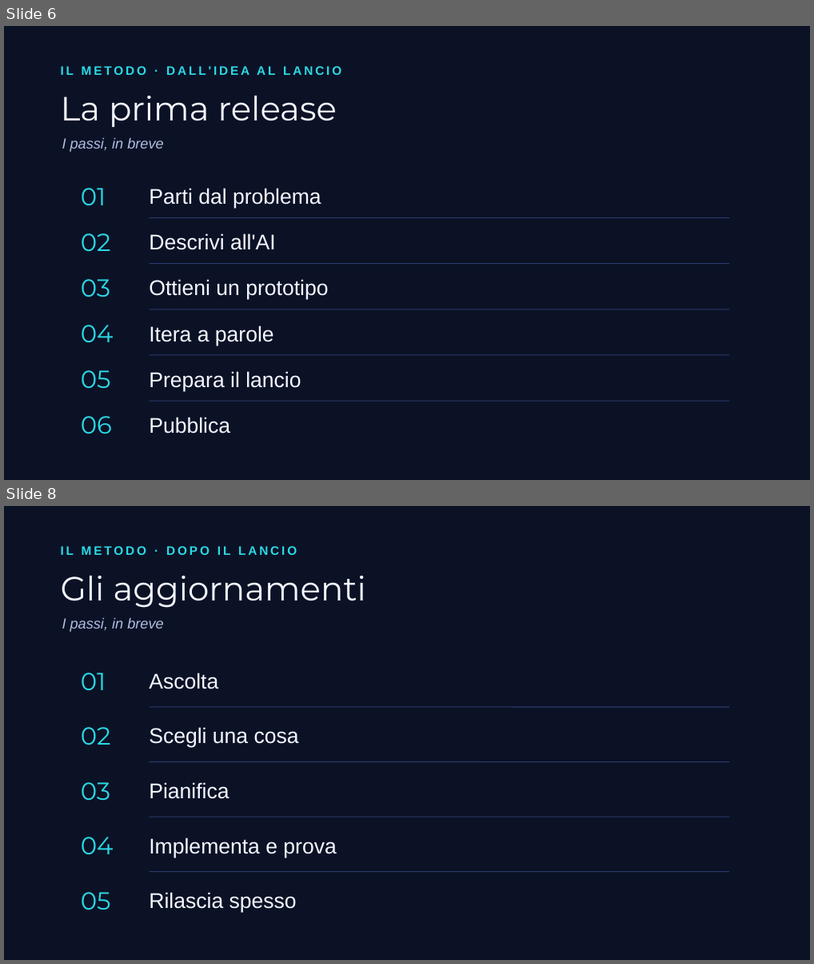
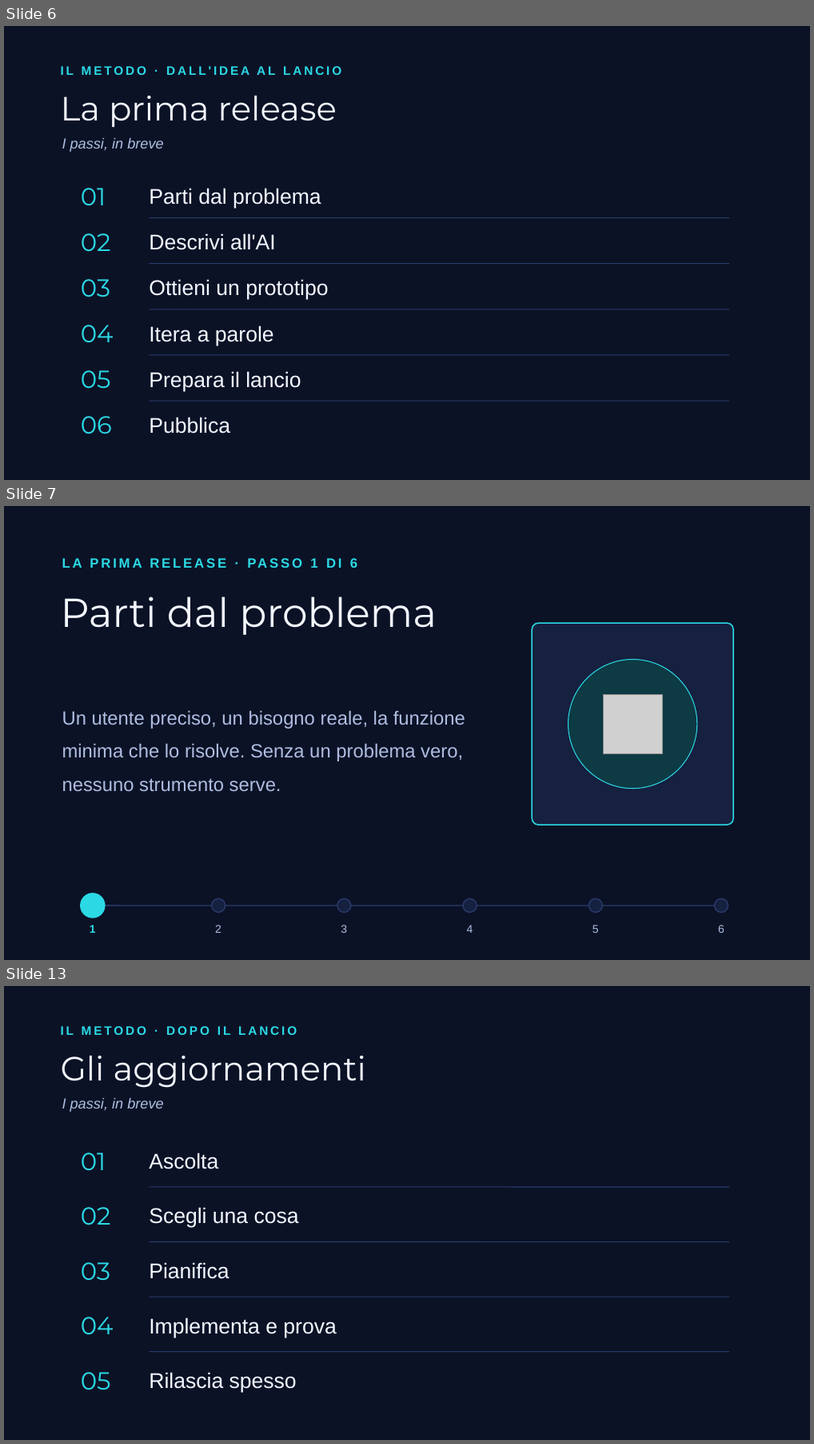
Before and after one commit to albertocabasvidani/beybladex-score, a slide deck: video/slide-video-ai.pptx. Shown one above the other, each under a label of ours: slides 6 and 8 before the commit, slides 6, 7 and 13 after it; the slides between them are not shown. The pictures are 814x964 and 814x1444 pixels, drawn with LibreOffice and Linux fonts; fonts in the diff are those of the drawing; grey boxes stand for pictures. Boxes give left, top, right and bottom in pixels: in the first picture for what was removed or moved away, otherwise in the second. Text is boxed around its words. In the diff, an @@ line names an element or a change of style, - is before the commit and + after.

```diff
--- a/video/slide-video-ai.pptx
+++ b/video/slide-video-ai.pptx
@@ slide 7 added at [4,506,810,960], background #0B1226 @@
@@ text added at [310,558,358,568], 12 pt, text #2BD9E5, bold @@
+LA PRIMA RELEASE · PASSO 1 DI 6
@@ text added at [61,596,437,635], 36 pt, text #F4F7FF @@
+Parti dal problema
@@ rounded rectangle added at [532,623,734,824], fill #16203F, outline #2BD9E5 1.1 pt @@
@@ ellipse added at [569,660,698,788], fill #0E3A44, outline #2BD9E5 0.75 pt @@
@@ picture added at [603,694,663,753] @@
@@ text added at [62,710,466,792], 17 pt, text #AEBDE0 @@
+Un utente preciso, un bisogno reale, la funzione minima che lo risolve. Senza un problema vero, nessuno strumento serve.
@@ ellipse added at [81,893,105,917], fill #2BD9E5, outline #2BD9E5 1 pt @@
@@ line added from (93, 905) to (722, 905), #2A3A6B 1 pt @@
@@ ellipse added at [212,899,226,912], fill #16203F, outline #2A3A6B 1 pt @@
@@ ellipse added at [337,899,350,912], fill #16203F, outline #2A3A6B 1 pt @@
@@ ellipse added at [464,899,478,912], fill #16203F, outline #2A3A6B 1 pt @@
@@ ellipse added at [589,899,602,912], fill #16203F, outline #2A3A6B 1 pt @@
@@ ellipse added at [714,899,728,912], fill #16203F, outline #2A3A6B 1 pt @@
@@ text added at [90,924,96,932], 10 pt, text #2BD9E5, bold @@
+1
@@ text added at [215,924,222,932], 10 pt, text #AEBDE0 @@
+2
@@ text added at [341,924,347,932], 10 pt, text #AEBDE0 @@
+3
@@ text added at [467,924,474,932], 10 pt, text #AEBDE0 @@
+4
@@ text added at [593,924,599,932], 10 pt, text #AEBDE0 @@
+5
@@ text added at [718,924,725,932], 10 pt, text #AEBDE0 @@
+6
@@ what was slide 8 is now slide 13 @@
```
Also in this commit, not shown: 10 other slides added, 2 slides removed, 2 other files.
